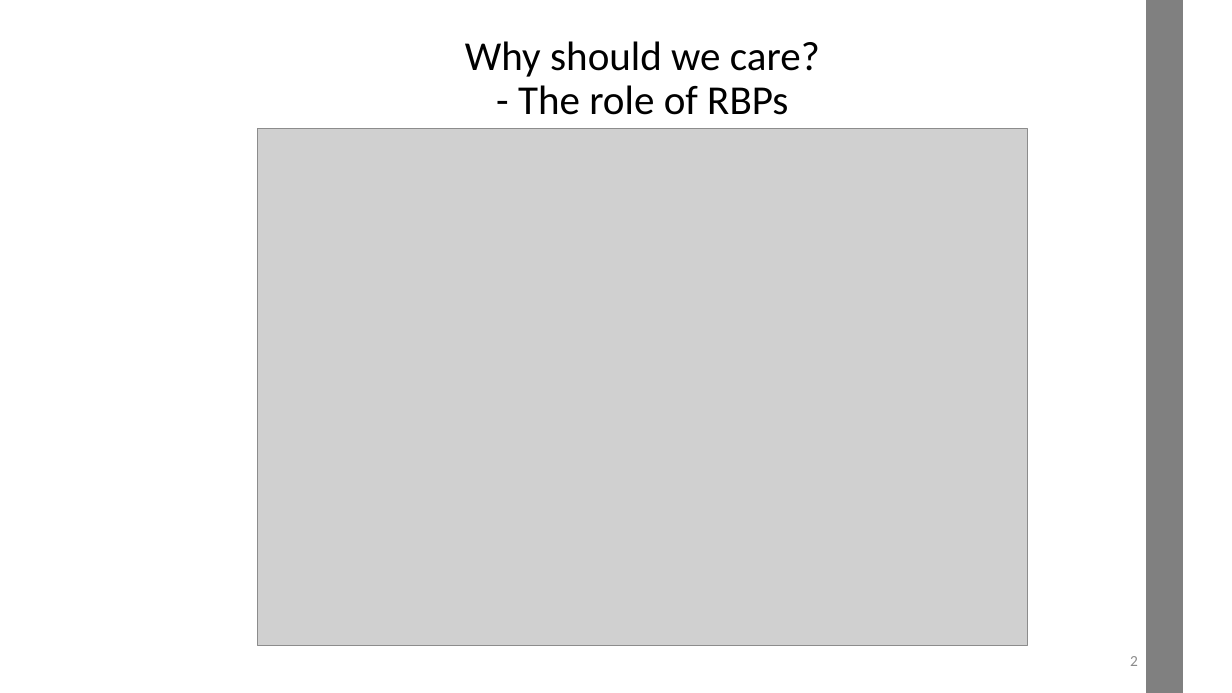
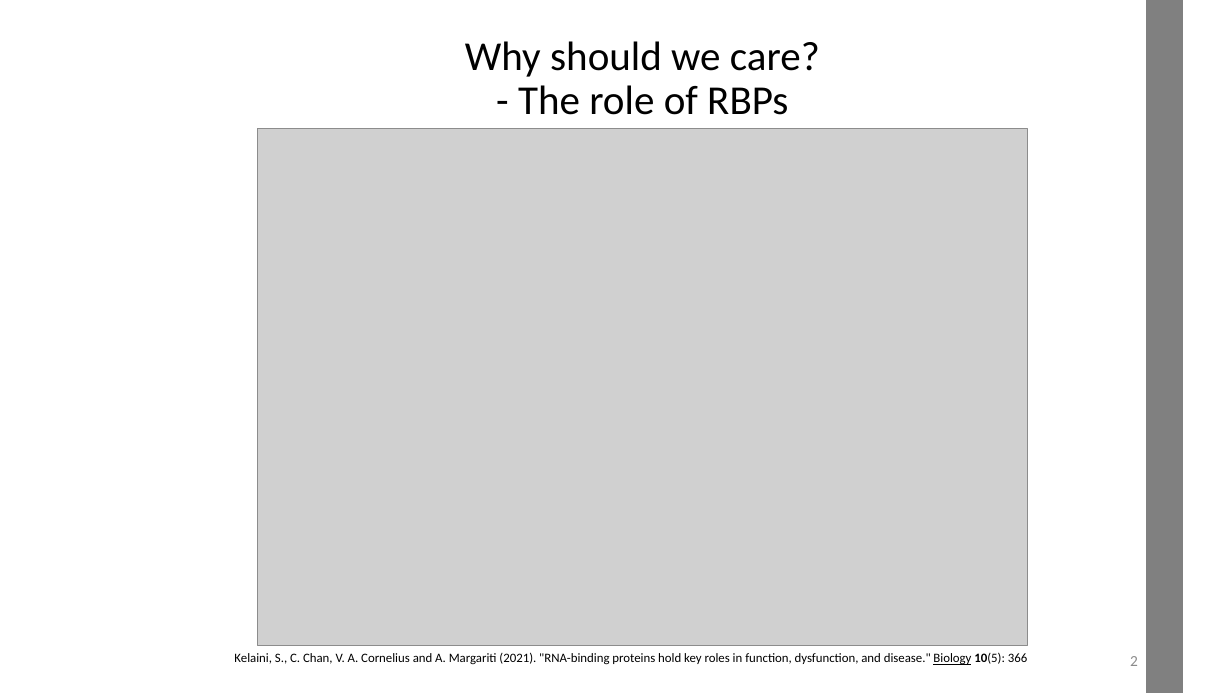
Before and after one commit to datascience-mobi-2022/2022-topic-03-team-05, a slide deck: slide 2 of Project Proposal_temporary draft.pptx. Drawn at 1232x693 pixels with LibreOffice and Linux fonts; fonts in the diff are those of the drawing; grey boxes stand for pictures. Boxes give left, top, right and bottom in pixels: in the first picture for what was removed or moved away, otherwise in the second. Text is boxed around its words. In the diff, an @@ line names an element or a change of style, - is before the commit and + after.

```diff
--- a/Project Proposal_temporary draft.pptx
+++ b/Project Proposal_temporary draft.pptx
@@ text added at (234, 652, 1027, 665), 10 pt, text #000000 @@
+Kelaini, S., C. Chan, V. A. Cornelius and A. Margariti (2021). "RNA-binding proteins hold key roles in function, dysfunction, and disease." Biology 10(5): 366
```
Also in this commit, not shown: 9 other slides changed, 1 slide added, 1 slide removed.
